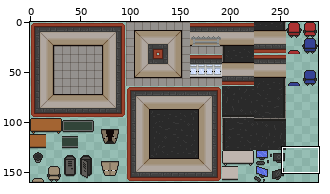
File history of a sprite sheet, rooms/lab/lab.png. The first picture is a wide view before the edit; the outline marks the close-up.
Close-up. First the earlier version:
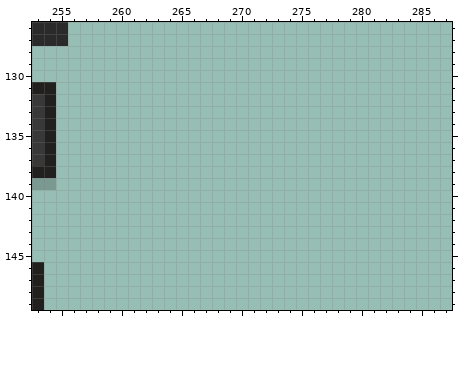
The file is 288x160 pixels. Colours within 5 levels of each other are drawn and written as one. Shown: x 253..287, y 126..149. The commit also changed other parts of the picture, which this record leaves out.
And afterwards:
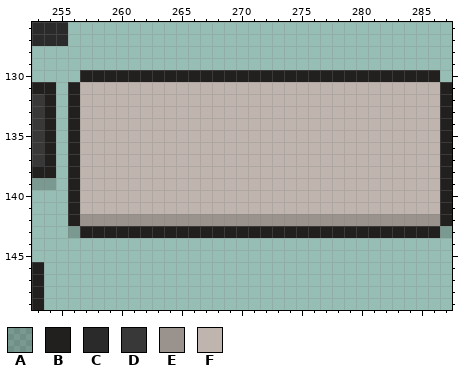
Palette (. is transparent): A #00000032  B #21201e  C #2a2a2a  D #383838  E #9a928c  F #bfb5ae
The edit:
Colour A is added in row 143 at x 256 and 287.
Colour B is added in row 130 at x 257 to 286; in rows 131 to 142 at x 256 and 287; in row 143 at x 257 to 286.
Colour E is added in row 142 at x 257 to 286.
Colour F is added in rows 131 to 141 at x 257 to 286.
